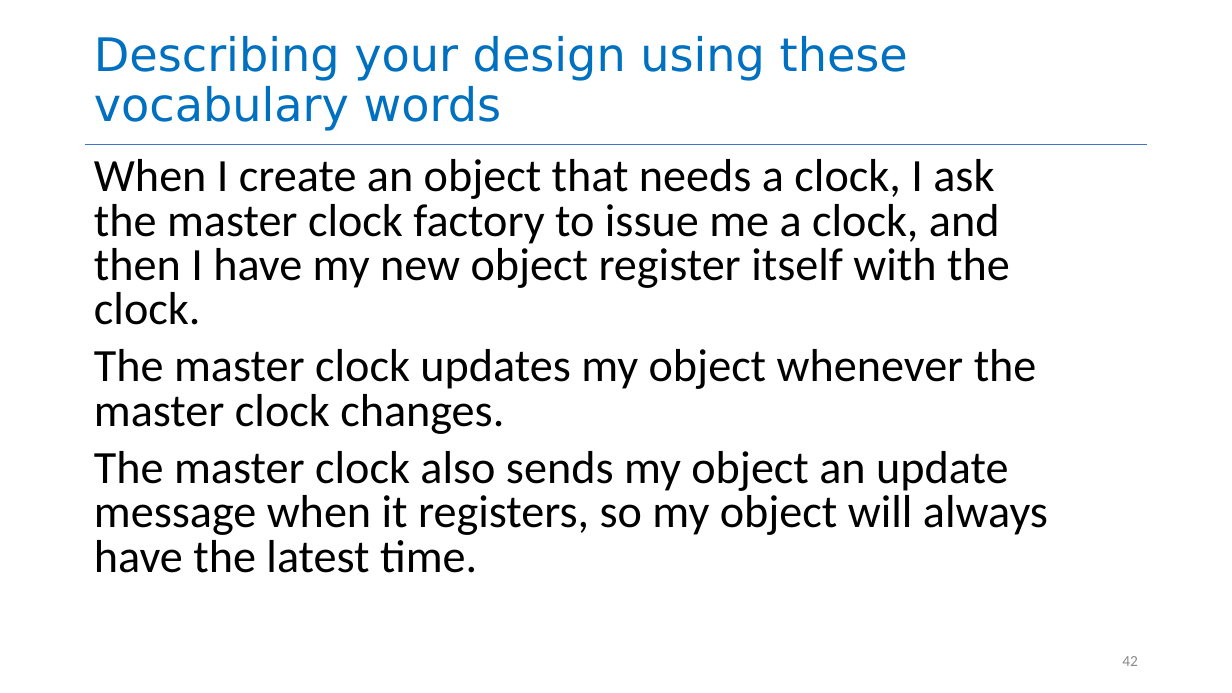
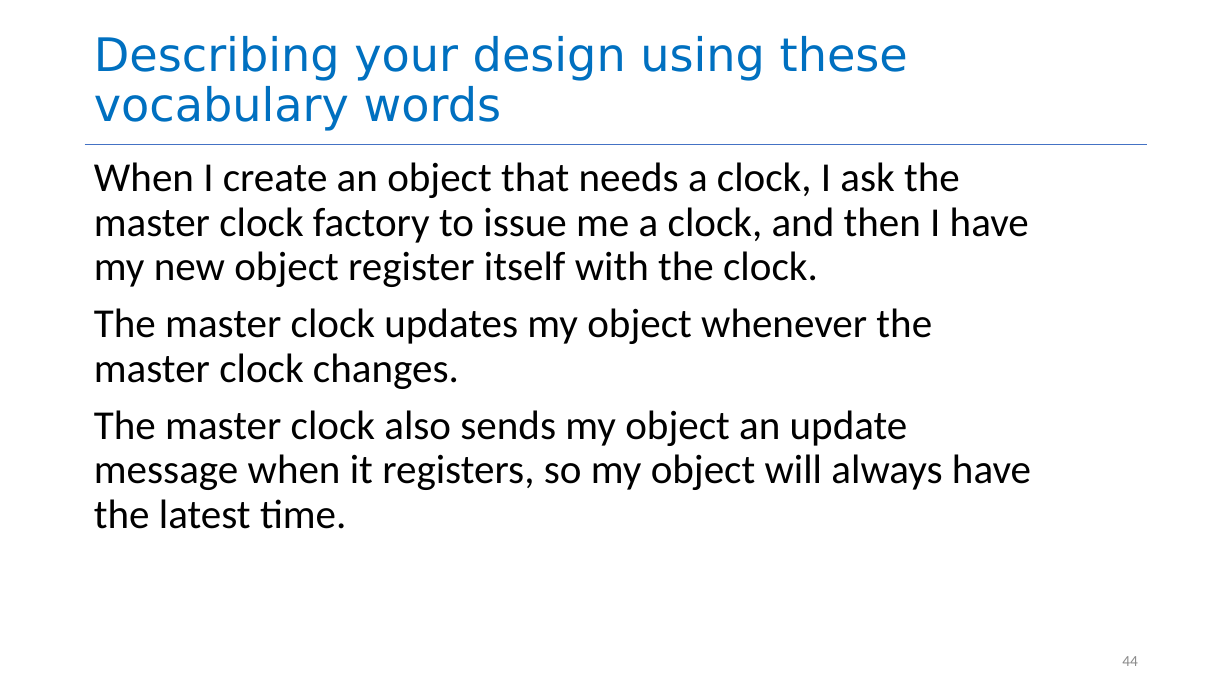
Before and after one commit to neu-se/CS4530-Spring-2025, a slide deck: slide 44 of Slides/Module 05 Interaction-Level Design Patterns.pptx (slide 42 before the commit). Drawn at 1232x693 pixels with LibreOffice and Linux fonts; fonts in the diff are those of the drawing. Boxes give left, top, right and bottom in pixels: in the first picture for what was removed or moved away, otherwise in the second. Text is boxed around its words. In the diff, an @@ line names an element or a change of style, - is before the commit and + after.

```diff
--- a/Slides/Module 05 Interaction-Level Design Patterns.pptx
+++ b/Slides/Module 05 Interaction-Level Design Patterns.pptx
@@ text "When I create an object ..." at box(94, 162, 1031, 529): size 36 to 32 pt; line spacing 0.8 to 0.9 @@
@@ page number at box(1122, 656, 1138, 666): text changed @@
-42
+44
```
Also in this commit, not shown: 2 other slides changed, 2 slides added, 1 other file.
